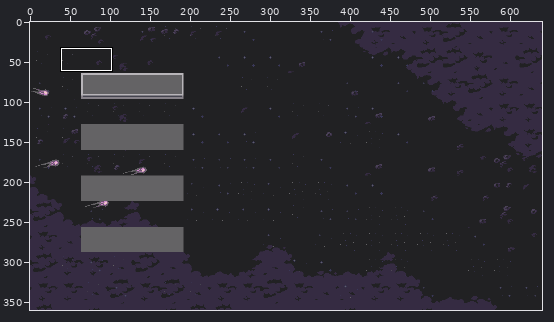
A pixel-art file gets an edit: art/Mainmenu.ase. The picture above shows the old version from afar; the outline marks the close-up.
Close-up. The starting point:
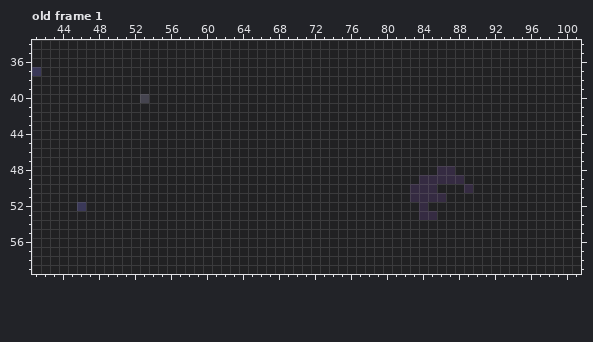
640x360 pixels, 1 frame. Shown: old frame 1: x 41..101, y 34..59. The commit also changed other frames or places, which this record leaves out.
And afterwards:
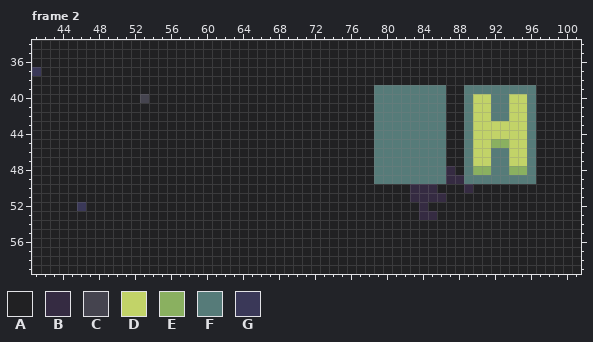
Palette (. is transparent): A #212123  B #352b42  C #45444f  D #c2d368  E #8ab060  F #567b79  G #3a3858
A new or re-ordered frame is compared with the old frame closest to it.
Edits made:
frames 1 -> 2
layer "Layer 4" added
Frame 2 is new; against old frame 1, layer "Layer 4":
The author changed colour A to colour D in rows 40 to 42 at x 90 to 91 and 94 to 95; in rows 43 to 44 at x 90 to 95; in rows 45 to 47 at x 90 to 91 and 94 to 95.
The author changed colour A to colour E in row 45 at x 92 to 93; in row 48 at x 90 to 91 and 94 to 95.
The author changed colour A to colour F in row 39 at x 79 to 86 and 89 to 96; in rows 40 to 42 at x 79 to 86, 89, 92 to 93 and 96; in rows 43 to 45 at x 79 to 86, 89 and 96; in rows 46 to 47 at x 79 to 86, 89, 92 to 93 and 96; in row 48 at x 79 to 85, 89, 92 to 93 and 96; in row 49 at x 79 to 83 and 89 to 96.
The author changed colour B to colour F in row 48 at x 86; in row 49 at x 84 to 86.
